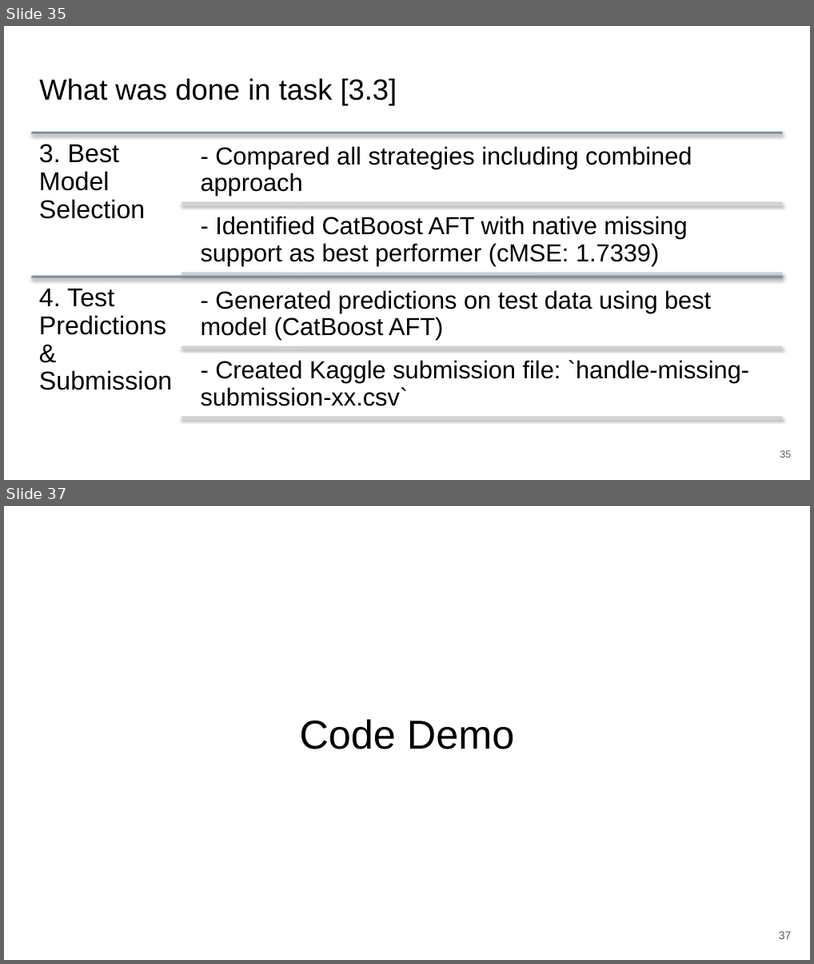
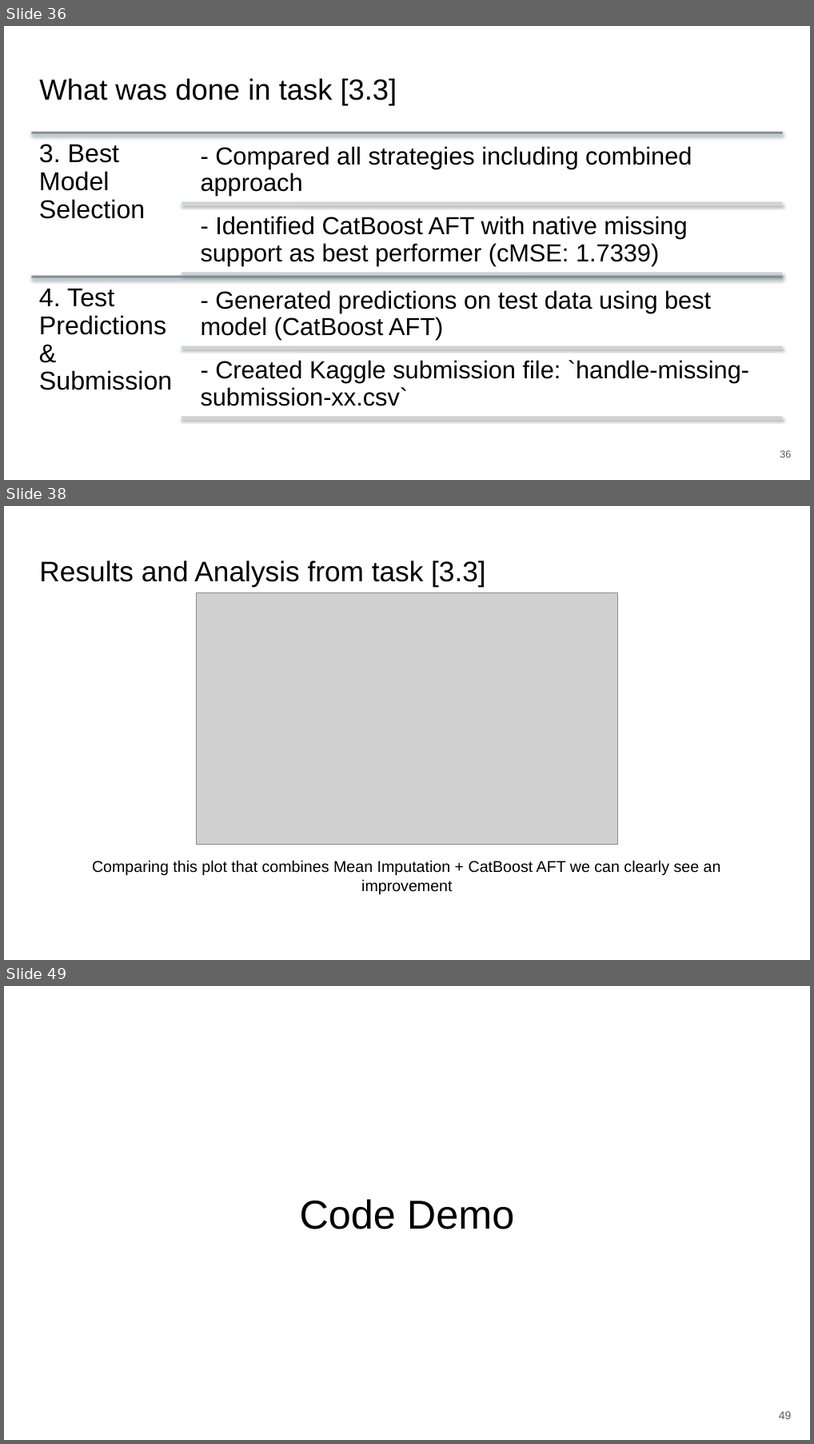
Before and after one commit to zepedrocosta/AA-Projeto2, a slide deck: Slides.pptx. Shown one above the other, each under a label of ours: slides 35 and 37 before the commit, slides 36, 38 and 49 after it; the slides between them are not shown. The pictures are 814x964 and 814x1444 pixels, drawn with LibreOffice and Linux fonts; fonts in the diff are those of the drawing; grey boxes stand for pictures. Boxes give left, top, right and bottom in pixels: in the first picture for what was removed or moved away, otherwise in the second. Text is boxed around its words. In the diff, an @@ line names an element or a change of style, - is before the commit and + after.

```diff
--- a/Slides.pptx
+++ b/Slides.pptx
@@ slide 38 added at box(4, 506, 810, 960), background #FFFFFF @@
@@ title added at box(39, 560, 486, 586), 25.2 pt, text #000000 @@
+Results and Analysis from task [3.3]
@@ picture added at box(197, 592, 618, 844) @@
@@ text added at box(92, 860, 722, 894), 14 pt, text #000000 @@
+Comparing this plot that combines Mean Imputation + CatBoost AFT we can clearly see an improvement
@@ what was slide 35 is now slide 36 @@
@@ what was slide 37 is now slide 49 @@
@@ page number at box(779, 1411, 792, 1419): text changed @@
-37
+49
```
Also in this commit, not shown: 6 slides changed, 11 other slides added, 3 other files.
